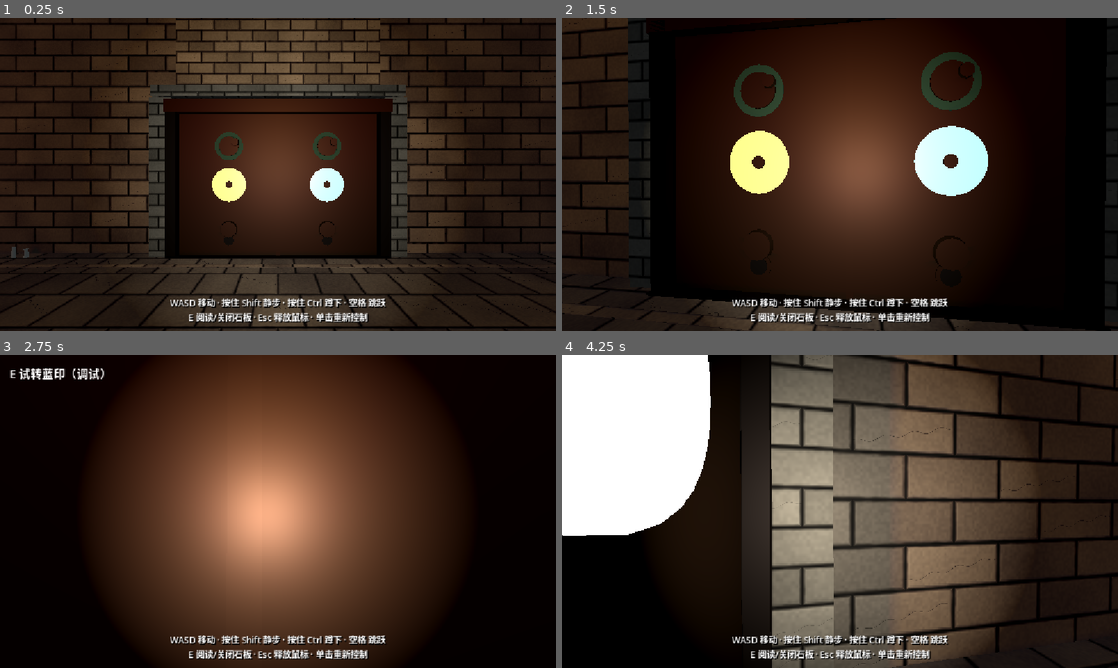
Above: before the commit, frames 1-4 (two rows, left to right).
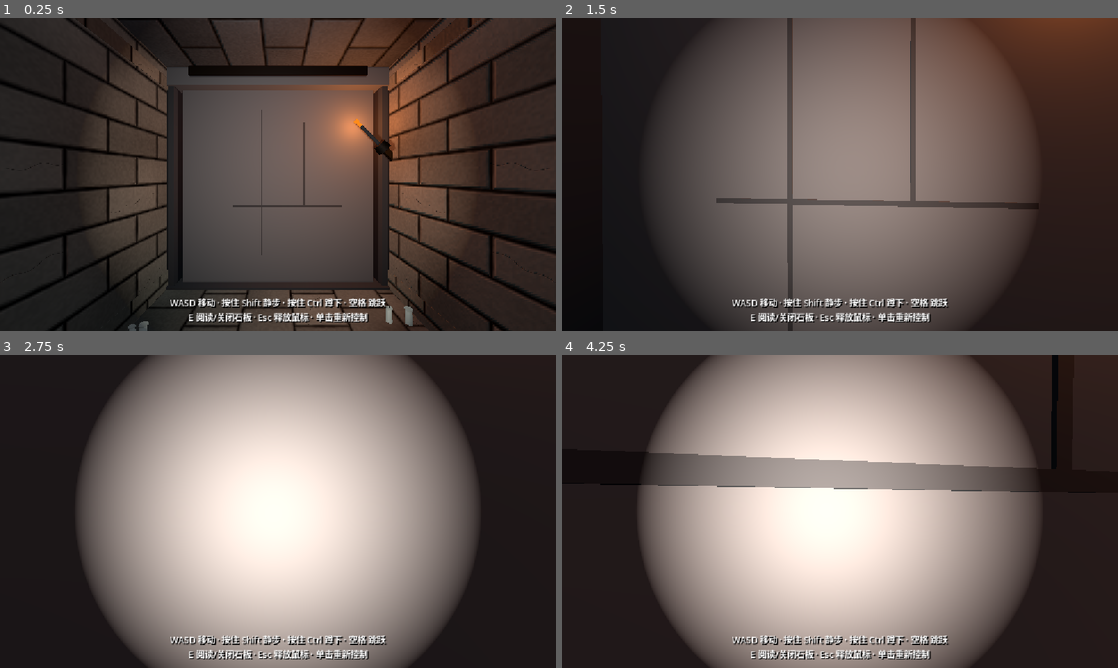
Above: after the commit, the same moments.

Repository: Baron0224/Three-Feet-Under
Game: Godot game, scene res://tomb_corridor.tscn
The game is run twice, just before and just after one commit, with the same random seed, the same clock (stepped at 60 frames per second) and the same inputs. This scene is started directly instead of the project's main scene.
Inputs (mouse positions are in pixels of both pictures, inside the frame that each line leads up to):
- Up to frame 1 (0.25 s): no input
- Up to frame 2 (1.5 s): tap Enter at 0.5 s; move the mouse to (867, 174) at 0.52 s; hold E (interact) 0.53-1.28 s; hold W (move_forward) from 0.53 s (still down); click (867, 174) at 0.67 s; tap Space (jump) at 0.77 s; move the mouse to (812, 174) at 1.27 s; click (812, 174) at 1.35 s
- Up to frame 3 (2.75 s): keep holding W (move_forward); tap Space (jump) at 1.52 s; tap E (interact) at 1.55, 2.3 s; move the mouse to (289, 505) at 2.02 s; hold Ctrl (crouch) from 2.03 s (still down)
- Up to frame 4 (4.25 s): keep holding W (move_forward); move the mouse to (834, 517) at 2.77 s; release Ctrl (crouch) at 2.78 s; tap E (interact) at 2.85, 3.8 s; click (834, 517) at 2.92 s; tap Space (jump) at 3.02, 3.77 s; move the mouse to (878, 514) at 3.52 s; hold Shift (sneak) from 3.53 s (still down)

The runs differ from the first frame. In frame 1, 53% of the frame differs, in the area x 0-100%, y 0-100%; in frame 2, 81%; in frame 3, 68%; in frame 4, 82%.

Commit message:
feat: torch-lever rising wall (concept A) at Chasm07 west gate
Add TorchLeverWall @tool scene: ornate bronze torch-sconce lever pulls down
and cracked stone slab slides upward into carved frame. Placed at east
abyss approach (world ~20.5,0,-30), unscaled root. E on lever opens for
now (require_torch_item=false hook for later). Temp spawn at (16,1.2,-30)
facing the wall. DualSealDoor and SpikeCascadeTrap unchanged. Local only.

Diff:
--- a/three-feet-under/tomb_corridor.tscn
+++ b/three-feet-under/tomb_corridor.tscn
@@ -12,6 +12,7 @@
 [ext_resource type="Material" path="res://art/materials/wall.tres" id="Art_wall"]
 [ext_resource type="PackedScene" uid="uid://bb3wysvrok1mr" path="res://spike_cascade_trap.tscn" id="SpikeCascade"]
 [ext_resource type="PackedScene" uid="uid://ca2l7dub1clt5" path="res://dual_seal_door.tscn" id="DualSealDoor"]
+[ext_resource type="PackedScene" uid="uid://ctorchleverwall01" path="res://torch_lever_wall.tscn" id="TorchLeverWall"]
 
 [sub_resource type="BoxMesh" id="Mesh_Floor01"]
 size = Vector3(3, 0.2, 8)
@@ -2473,7 +2474,7 @@
 transform = Transform3D(1, 0, 0, 0, 1, 0, 0, 0, 1, 0, 2.41, 17.55)
 
 [node name="player" type="CharacterBody3D" parent="." unique_id=144523109]
-transform = Transform3D(1, 0, 0, 0, 1, 0, 0, 0, 1, 0, 1.2, -36)
+transform = Transform3D(0, 0, -1, 0, 1, 0, 1, 0, 0, 16.0, 1.2, -30)
 script = ExtResource("1_et3i4")
 
 [node name="CollisionShape3D" type="CollisionShape3D" parent="player" unique_id=2089584757]
@@ -4319,6 +4320,18 @@
 [node name="DualSealDoorTestSpawn" type="Marker3D" parent="."]
 transform = Transform3D(1, 0, 0, 0, 1, 0, 0, 0, 1, 0, 1.2, -36)
 
+[node name="TorchLeverWall" parent="." instance=ExtResource("TorchLeverWall")]
+transform = Transform3D(0, 0, -1, 0, 1, 0, 1, 0, 0, 20.5, 0, -30)
+opening_width = 4.2
+opening_height = 4.4
+prompt_path = NodePath("../HUD/InteractPrompt")
+allow_debug_interact = true
+require_torch_item = false
+lever_on_right = true
+
+[node name="TorchLeverWallTestSpawn" type="Marker3D" parent="."]
+transform = Transform3D(0, 0, -1, 0, 1, 0, 1, 0, 0, 16.0, 1.2, -30)
+
 [node name="EastWing" type="Node3D" parent="." unique_id=392047440]
 transform = Transform3D(1.5, 0, 0, 0, 1.5, 0, 0, 0, 1.5, 0, 0, 0)
 metadata/note = "07 abyss, 08-09 architecture; no bridge/rope/mechanisms, shortcut currently bidirectional"
--- /dev/null
+++ b/three-feet-under/torch_lever_wall.gd
@@ -0,0 +1,399 @@
+@tool
+extends Node3D
+
+## Torch-lever rising stone wall (concept A).
+## E on the torch sconce pulls the lever down; the slab slides upward into the frame.
+## require_torch_item=false for now; set true later when inventory torch exists.
+
+signal lever_pulled
+signal wall_opened
+signal wall_blocked_needs_torch
+
+@export var opening_width := 4.2:
+	set(v):
+		opening_width = maxf(2.0, v)
+		_request_rebuild()
+@export var opening_height := 4.4:
+	set(v):
+		opening_height = maxf(2.0, v)
+		_request_rebuild()
+@export var slab_thickness := 0.35:
+	set(v):
+		slab_thickness = maxf(0.15, v)
+		_request_rebuild()
+@export var rise_distance := 4.6
+@export var rise_speed := 1.6
+@export var lever_pull_speed := 90.0
+@export var interact_distance := 2.3
+@export var allow_debug_interact := true
+@export var require_torch_item := false
+@export var prompt_path: NodePath = NodePath("../HUD/InteractPrompt")
+@export var lever_on_right := true
+
+var _opened := false
+var _opening := false
+var _lever_animating := false
+var _lever_t := 0.0
+var _slab_start_y := 0.0
+var _rebuild_queued := false
+var _boot_done := false
+var _build_gen := 0
+
+var _slab: Node3D
+var _slab_body: StaticBody3D
+var _lever_arm: Node3D
+var _lever_area: Area3D
+var _flame_light: OmniLight3D
+var _prompt: Label
+var _player: Node3D
+
+var _stone: StandardMaterial3D
+var _stone_dark: StandardMaterial3D
+var _bronze: StandardMaterial3D
+var _bronze_dark: StandardMaterial3D
+var _flame_mat: StandardMaterial3D
+
+
+func _ready() -> void:
+	_request_rebuild(true)
+
+
+func _notification(what: int) -> void:
+	if what == NOTIFICATION_EDITOR_PRE_SAVE:
+		return
+	if what == NOTIFICATION_ENTER_TREE and Engine.is_editor_hint():
+		_request_rebuild(true)
+
+
+func _request_rebuild(from_boot: bool = false) -> void:
+	if not is_inside_tree():
+		return
+	if _rebuild_queued:
+		return
+	_rebuild_queued = true
+	if from_boot or not _boot_done:
+		call_deferred("_boot_rebuild_async")
+	else:
+		call_deferred("_rebuild_async_idle")
+
+
+func _boot_rebuild_async() -> void:
+	await get_tree().process_frame
+	await get_tree().process_frame
+	_rebuild_queued = false
+	_boot_done = true
+	if not is_inside_tree():
+		return
+	_rebuild_geometry()
+	if not Engine.is_editor_hint():
+		_prompt = get_node_or_null(prompt_path) as Label
+		_player = get_tree().get_first_node_in_group("player") as Node3D
+		print("TorchLeverWall: ready at ", global_position)
+	else:
+		print("TorchLeverWall: editor preview at ", global_position)
+
+
+func _rebuild_async_idle() -> void:
+	await get_tree().process_frame
+	_rebuild_queued = false
+	if is_inside_tree():
+		_rebuild_geometry()
+
+
+func is_open() -> bool:
+	return _opened
+
+
+func open_wall() -> void:
+	if _opened or _opening:
+		return
+	_start_sequence()
+
+
+func _player_has_torch() -> bool:
+	# Hook for later inventory. Currently always true unless require_torch_item.
+	if not require_torch_item:
+		return true
+	if _player == null:
+		return false
+	if _player.has_method("has_item") and _player.has_item("torch"):
+		return true
+	if _player.get("inventory") is Array and ("torch" in _player.inventory):
+		return true
+	return false
+
+
+func _start_sequence() -> void:
+	if _opened or _opening or _lever_animating:
+		return
+	if not _player_has_torch():
+		wall_blocked_needs_torch.emit()
+		if _prompt:
+			_prompt.visible = true
+			_prompt.text = "需要火把插入壁灯"
+		return
+	_lever_animating = true
+	_lever_t = 0.0
+	lever_pulled.emit()
+	print("TorchLeverWall: lever pulled")
+
+
+func _process(delta: float) -> void:
+	if Engine.is_editor_hint():
+		return
+
+	if _lever_animating and _lever_arm:
+		_lever_t = move_toward(_lever_t, 1.0, (lever_pull_speed / 90.0) * delta)
+		# Up ~+45deg to down ~-45deg around local Z (arm swings in vertical plane).
+		var ang := deg_to_rad(lerpf(45.0, -45.0, _lever_t))
+		_lever_arm.rotation.z = ang
+		if _lever_t >= 1.0:
+			_lever_animating = false
+			_opening = true
+			_slab_start_y = _slab.position.y if _slab else opening_height * 0.5
+
+	if _opening and _slab:
+		var target_y := _slab_start_y + rise_distance
+		_slab.position.y = move_toward(_slab.position.y, target_y, rise_speed * delta)
+		if is_equal_approx(_slab.position.y, target_y):
+			_opening = false
+			_opened = true
+			if _slab_body:
+				_slab_body.collision_layer = 0
+				_slab_body.collision_mask = 0
+			wall_opened.emit()
+			print("TorchLeverWall: wall opened")
+			if _prompt:
+				_prompt.visible = false
+		return
+
+	if _opened:
+		return
+
+	_update_prompt()
+
+
+func _update_prompt() -> void:
+	if not allow_debug_interact or _prompt == null or _player == null:
+		return
+	if not (_player.has_method("can_interact") and _player.can_interact()):
+		return
+	if not _lever_near():
+		if _prompt.text.begins_with("E ") and ("壁灯" in _prompt.text or "火把" in _prompt.text):
+			_prompt.visible = false
+		return
+	_prompt.visible = true
+	if require_torch_item and not _player_has_torch():
+		_prompt.text = "E 需要火把"
+	else:
+		_prompt.text = "E 扳下壁灯（调试）"
+
+
+func _lever_near() -> bool:
+	if _lever_area == null or _player == null:
+		return false
+	var offset := _player.global_position - _lever_area.global_position
+	offset.y = 0.0
+	return offset.length() <= interact_distance
+
+
+func _unhandled_input(event: InputEvent) -> void:
+	if Engine.is_editor_hint():
+		return
+	if not allow_debug_interact:
+		return
+	if _opened or _opening or _lever_animating:
+		return
+	if _player == null or not (_player.has_method("can_interact") and _player.can_interact()):
+		return
+	if not event.is_action_pressed("interact") or event.is_echo():
+		return
+	if _lever_near():
+		_start_sequence()
+		get_viewport().set_input_as_handled()
+
+
+func _make_materials() -> void:
+	_stone = StandardMaterial3D.new()
+	_stone.albedo_color = Color(0.32, 0.30, 0.28)
+	_stone.roughness = 0.92
+	_stone.metallic = 0.05
+
+	_stone_dark = StandardMaterial3D.new()
+	_stone_dark.albedo_color = Color(0.18, 0.17, 0.16)
+	_stone_dark.roughness = 0.95
+
+	_bronze = StandardMaterial3D.new()
+	_bronze.albedo_color = Color(0.30, 0.20, 0.10)
+	_bronze.metallic = 0.75
+	_bronze.roughness = 0.48
+
+	_bronze_dark = StandardMaterial3D.new()
+	_bronze_dark.albedo_color = Color(0.14, 0.10, 0.07)
+	_bronze_dark.metallic = 0.7
+	_bronze_dark.roughness = 0.65
+
+	_flame_mat = StandardMaterial3D.new()
+	_flame_mat.albedo_color = Color(1.0, 0.55, 0.12)
+	_flame_mat.emission_enabled = true
+	_flame_mat.emission = Color(1.0, 0.45, 0.08)
+	_flame_mat.emission_energy_multiplier = 4.5
+	_flame_mat.shading_mode = BaseMaterial3D.SHADING_MODE_UNSHADED
+
+
+func _clear_generated() -> void:
+	for c in get_children():
+		var n := String(c.name)
+		if n.begins_with("Gen_") or n.ends_with("_old"):
+			c.name = n + "_old"
+			remove_child(c)
+			c.queue_free()
+	_slab = null
+	_slab_body = null
+	_lever_arm = null
+	_lever_area = null
+	_flame_light = null
+
+
+func _rebuild_geometry() -> void:
+	if not is_inside_tree():
+		return
+	_build_gen += 1
+	var gen := _build_gen
+	_clear_generated()
+	_make_materials()
+	_build_geometry(gen)
+
+
+func _attach(node: Node, gen: int) -> void:
+	call_deferred("_attach_now", node, gen)
+
+
+func _attach_now(node: Node, gen: int) -> void:
+	if gen != _build_gen:
+		if is_instance_valid(node):
+			node.free()
+		return
+	if not is_inside_tree() or not is_instance_valid(node):
+		return
+	if node.get_parent() == self:
+		return
+	if node.get_parent() != null:
+		node.get_parent().remove_child(node)
+	add_child.call_deferred(node)
+
+
+func _mesh_box(parent: Node, name: String, size: Vector3, pos: Vector3, mat: Material) -> MeshInstance3D:
+	var mi := MeshInstance3D.new()
+	mi.name = name
+	var box := BoxMesh.new()
+	box.size = size
+	mi.mesh = box
+	mi.material_override = mat
+	mi.position = pos
+	parent.add_child(mi)
+	return mi
+
+
+func _mesh_cyl(parent: Node, name: String, r_top: float, r_bot: float, height: float, pos: Vector3, mat: Material, segs: int = 16, face_z: bool = false) -> MeshInstance3D:
+	var mi := MeshInstance3D.new()
+	mi.name = name
+	var cyl := CylinderMesh.new()
+	cyl.top_radius = r_top
+	cyl.bottom_radius = r_bot
+	cyl.height = height
+	cyl.radial_segments = segs
+	mi.mesh = cyl
+	mi.material_override = mat
+	mi.position = pos
+	if face_z:
+		mi.rotation_degrees = Vector3(90, 0, 0)
+	parent.add_child(mi)
+	return mi
+
+
+func _build_geometry(gen: int) -> void:
+	var frame := Node3D.new()
+	frame.name = "Gen_Frame"
+
+	# Carved stone frame (jambs + lintel + threshold)
+	_mesh_box(frame, "JambL", Vector3(0.45, opening_height + 0.5, 0.7), Vector3(-(opening_width * 0.5 + 0.25), opening_height * 0.5, 0.0), _stone_dark)
+	_mesh_box(frame, "JambR", Vector3(0.45, opening_height + 0.5, 0.7), Vector3(opening_width * 0.5 + 0.25, opening_height * 0.5, 0.0), _stone_dark)
+	_mesh_box(frame, "Lintel", Vector3(opening_width + 1.1, 0.55, 0.75), Vector3(0.0, opening_height + 0.15, 0.0), _stone)
+	_mesh_box(frame, "Threshold", Vector3(opening_width + 0.8, 0.2, 0.7), Vector3(0.0, 0.1, 0.05), _stone_dark)
+	# Meander / fret suggestion on lintel face
+	_mesh_box(frame, "LintelCarve", Vector3(opening_width * 0.85, 0.18, 0.12), Vector3(0.0, opening_height + 0.15, 0.38), _bronze_dark)
+	_attach(frame, gen)
+
+	# Rising slab
+	var slab := Node3D.new()
+	slab.name = "Gen_Slab"
+	slab.position = Vector3(0.0, opening_height * 0.5, 0.0)
+	_mesh_box(slab, "SlabBody", Vector3(opening_width * 0.96, opening_height * 0.98, slab_thickness), Vector3.ZERO, _stone)
+	# Cracks (dark recessed strips)
+	_mesh_box(slab, "CrackV", Vector3(0.04, opening_height * 0.7, slab_thickness * 1.05), Vector3(-0.35, 0.1, 0.0), _stone_dark)
+	_mesh_box(slab, "CrackH", Vector3(opening_width * 0.55, 0.04, slab_thickness * 1.05), Vector3(0.2, -0.4, 0.0), _stone_dark)
+	_mesh_box(slab, "CrackV2", Vector3(0.035, opening_height * 0.4, slab_thickness * 1.05), Vector3(0.55, 0.5, 0.0), _stone_dark)
+
+	var body := StaticBody3D.new()
+	body.name = "StaticBody3D"
+	body.collision_layer = 1
+	body.collision_mask = 1
+	var cs := CollisionShape3D.new()
+	var shape := BoxShape3D.new()
+	shape.size = Vector3(opening_width * 0.96, opening_height * 0.98, slab_thickness)
+	cs.shape = shape
+	body.add_child(cs)
+	slab.add_child(body)
+	_slab = slab
+	_slab_body = body
+	_attach(slab, gen)
+
+	# Torch lever on side wall (right = +X local when facing door)
+	var side := 1.0 if lever_on_right else -1.0
+	var lever_root := Node3D.new()
+	lever_root.name = "Gen_TorchLever"
+	lever_root.position = Vector3(side * (opening_width * 0.5 + 0.55), opening_height * 0.55, 0.35)
+
+	# Ornate bronze pivot plate
+	_mesh_box(lever_root, "Plate", Vector3(0.55, 0.7, 0.08), Vector3(0, 0, -0.05), _bronze_dark)
+	_mesh_cyl(lever_root, "PlateRing", 0.28, 0.28, 0.06, Vector3(0, 0, 0.0), _bronze, 24, true)
+	_mesh_cyl(lever_root, "Pivot", 0.08, 0.08, 0.1, Vector3(0, 0, 0.06), _bronze_dark, 12, true)
+
+	var arm := Node3D.new()
+	arm.name = "LeverArm"
+	arm.rotation_degrees = Vector3(0, 0, 45) # resting up
+	lever_root.add_child(arm)
+	_lever_arm = arm
+
+	_mesh_box(arm, "ArmBar", Vector3(0.1, 0.85, 0.1), Vector3(0, 0.4, 0.12), _bronze)
+	_mesh_cyl(arm, "Cup", 0.12, 0.14, 0.16, Vector3(0, 0.85, 0.12), _bronze_dark, 14)
+	# Torch stick in cup
+	_mesh_cyl(arm, "TorchStick", 0.035, 0.04, 0.55, Vector3(0, 1.15, 0.12), _stone_dark, 8)
+	_mesh_cyl(arm, "Flame", 0.05, 0.02, 0.22, Vector3(0, 1.48, 0.12), _flame_mat, 8)
+
+	var light := OmniLight3D.new()
+	light.name = "FlameLight"
+	light.light_color = Color(1.0, 0.55, 0.25)
+	light.light_energy = 1.4
+	light.omni_range = 5.0
+	light.position = Vector3(0, 1.5, 0.12)
+	arm.add_child(light)
+	_flame_light = light
+
+	var area := Area3D.new()
+	area.name = "InteractArea"
+	area.collision_layer = 0
+	area.collision_mask = 1
+	area.monitoring = true
+	area.monitorable = false
+	var acs := CollisionShape3D.new()
+	var sph := SphereShape3D.new()
+	sph.radius = 0.7
+	acs.shape = sph
+	acs.position = Vector3(0, 0.5, 0.2)
+	area.add_child(acs)
+	lever_root.add_child(area)
+	_lever_area = area
+
+	_attach(lever_root, gen)
--- /dev/null
+++ b/three-feet-under/torch_lever_wall.tscn
@@ -0,0 +1,10 @@
+[gd_scene format=3 uid="uid://ctorchleverwall01"]
+
+[ext_resource type="Script" path="res://torch_lever_wall.gd" id="1_torch"]
+
+[node name="TorchLeverWall" type="Node3D"]
+script = ExtResource("1_torch")
+opening_width = 4.2
+opening_height = 4.4
+allow_debug_interact = true
+require_torch_item = false
